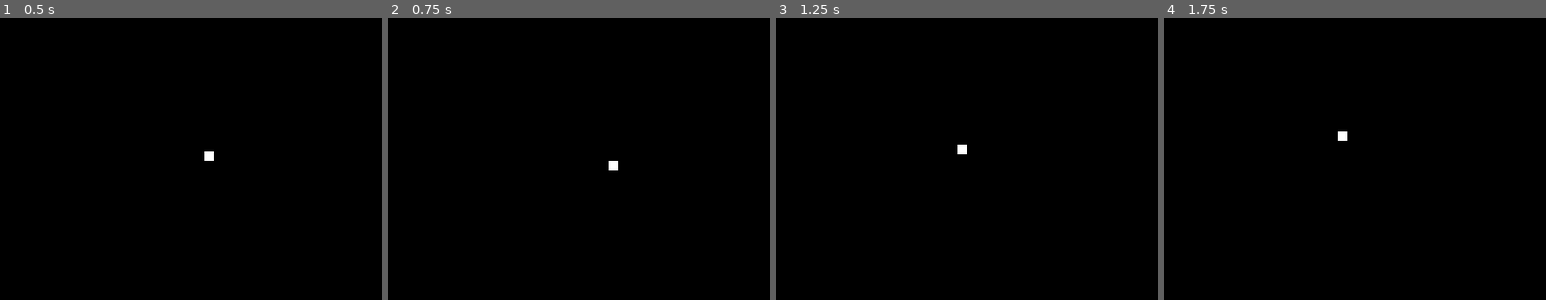
Above: before the commit, frames 1-4 (left to right).
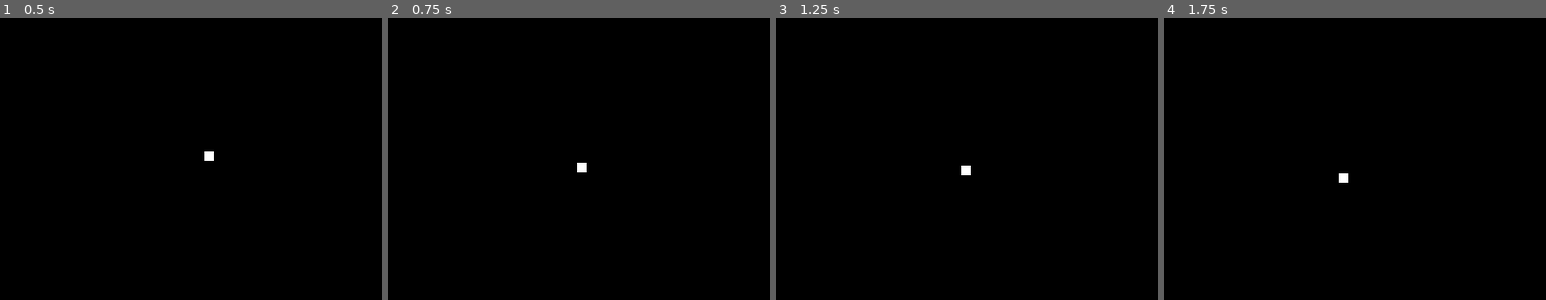
Above: after the commit, the same moments.

Repository: emersonmx/ten-godot-games
Game: Godot game, scene res://scenes/game.tscn
Same seed, same stepped clock (60 frames per second), same inputs: the game is played once before the commit and once after it.
Inputs:
- Up to frame 1 (0.5 s): no input
- Up to frame 2 (0.75 s): tap Enter at 0.5 s; hold R from 0.53 s (still down)
- Up to frame 3 (1.25 s): keep holding R
- Up to frame 4 (1.75 s): tap Space at 1.25 s; release R at 1.28 s; tap R at 1.35 s
The pictures show only the part of the screen within x 23-73%, y 26-76%; the shares and areas given below are measured in that part.

Frame 1 is identical in both runs. In frame 2, 0.2% of the frame differs, in the area x 49-61%, y 50-55%; in frame 3, 0.2%; in frame 4, 0.2%.

Commit message:
Fix squashed ball bug

Diff:
--- a/pong/objects/ball.gd
+++ b/pong/objects/ball.gd
@@ -23,13 +23,13 @@
 func get_top_collider():
 	var colliders = $top_sensor.get_overlapping_bodies()
 	colliders.erase(self)
-	return not colliders.empty() and colliders.front()
+	return null if colliders.empty() else colliders.front()
 
 
 func get_bottom_collider():
 	var colliders = $bottom_sensor.get_overlapping_bodies()
 	colliders.erase(self)
-	return not colliders.empty() and colliders.front()
+	return null if colliders.empty() else colliders.front()
 
 
 func is_squashed():
@@ -47,6 +47,7 @@
 	randomize()
 	var dir = -1 if randi() % 2 == 0 else 1
 	direction = Vector2(dir, rand_range(-1, 1)).normalized()
+	direction = Vector2(-1, 0.75).normalized()
 
 
 func _ready():
--- a/pong/scenes/game.tscn
+++ b/pong/scenes/game.tscn
@@ -35,8 +35,10 @@
 [node name="squashed_timer" type="Timer" parent="."]
 wait_time = 0.1
 one_shot = true
+autostart = true
 
 [node name="play_timer" type="Timer" parent="."]
 one_shot = true
+autostart = true
 [connection signal="squashed" from="ball" to="." method="_on_ball_squashed"]
 [connection signal="body_exited" from="play_area" to="." method="_on_play_area_body_exited"]
